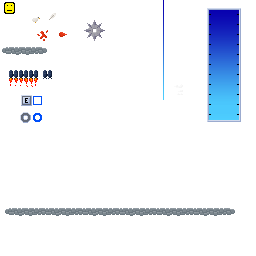
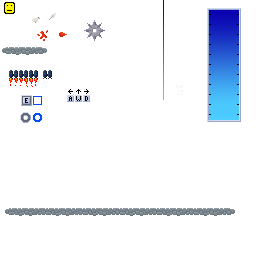
Comparing the layer stacks of the two 256×256 images. Changes:
painted on "Ebene 3 Kopie" over [67, 89, 90, 102]
